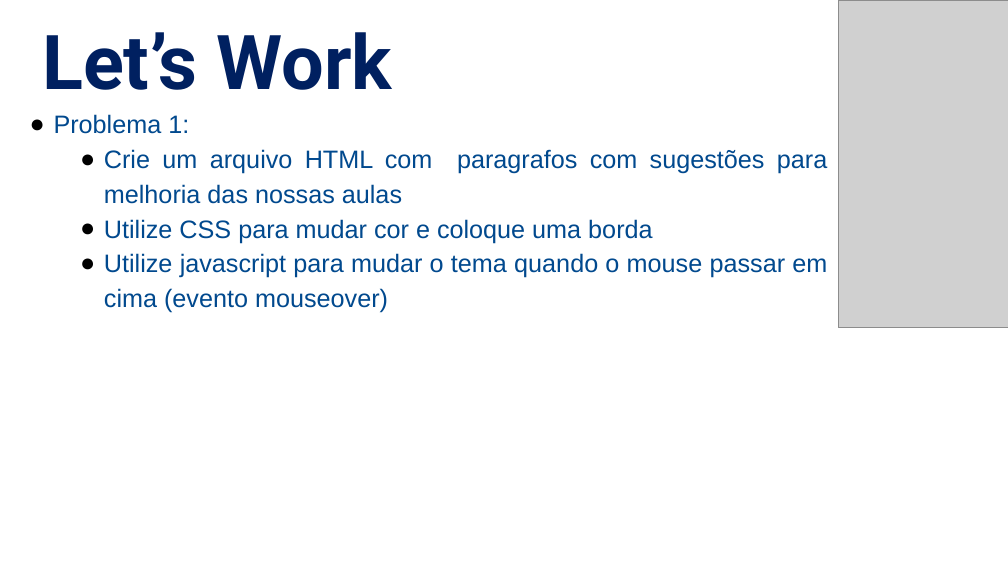
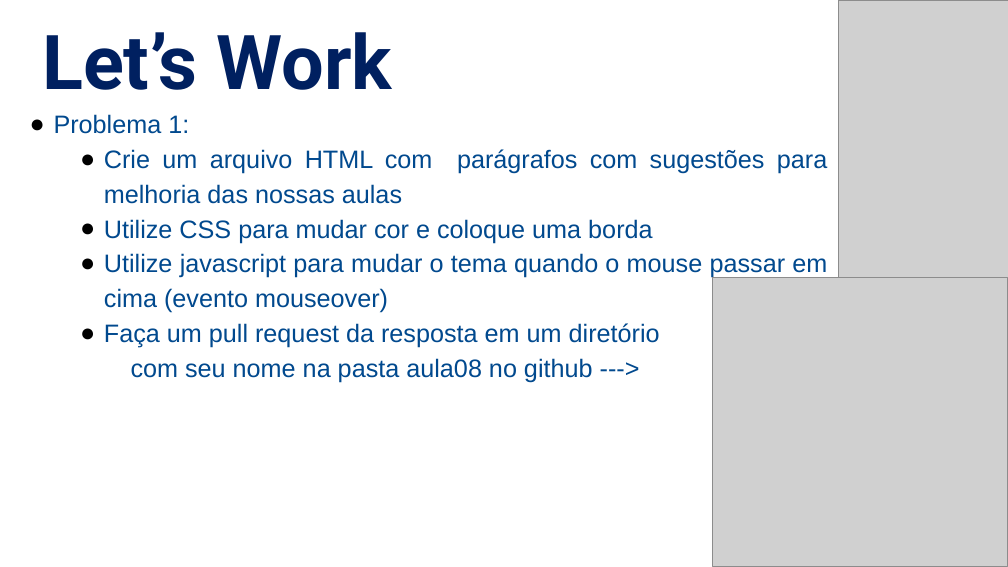
Before and after one commit to alandsilvasouza/PY2, a slide deck: slide 25 of aula08/Aula08.pptx. Drawn at 1008x567 pixels with LibreOffice and Linux fonts; fonts in the diff are those of the drawing; grey boxes stand for pictures. Boxes give left, top, right and bottom in pixels: in the first picture for what was removed or moved away, otherwise in the second. Text is boxed around its words. In the diff, an @@ line names an element or a change of style, - is before the commit and + after.

```diff
--- a/aula08/Aula08.pptx
+++ b/aula08/Aula08.pptx
@@ text at (104,149,827,204): text changed @@
-  ● Crie um arquivo HTML com paragrafos com sugestões para melhoria das nossas aulas
+  ● Crie um arquivo HTML com parágrafos com sugestões para melhoria das nossas aulas
@@ picture added at (713,277,1008,566) @@
@@ text at (104,323,660,382): paragraphs added @@
+  ● Faça um pull request da resposta em um diretório
+    com seu nome na pasta aula08 no github --->
```
Also in this commit, not shown: 3 other slides changed, 3 slides added, 2 other files.
